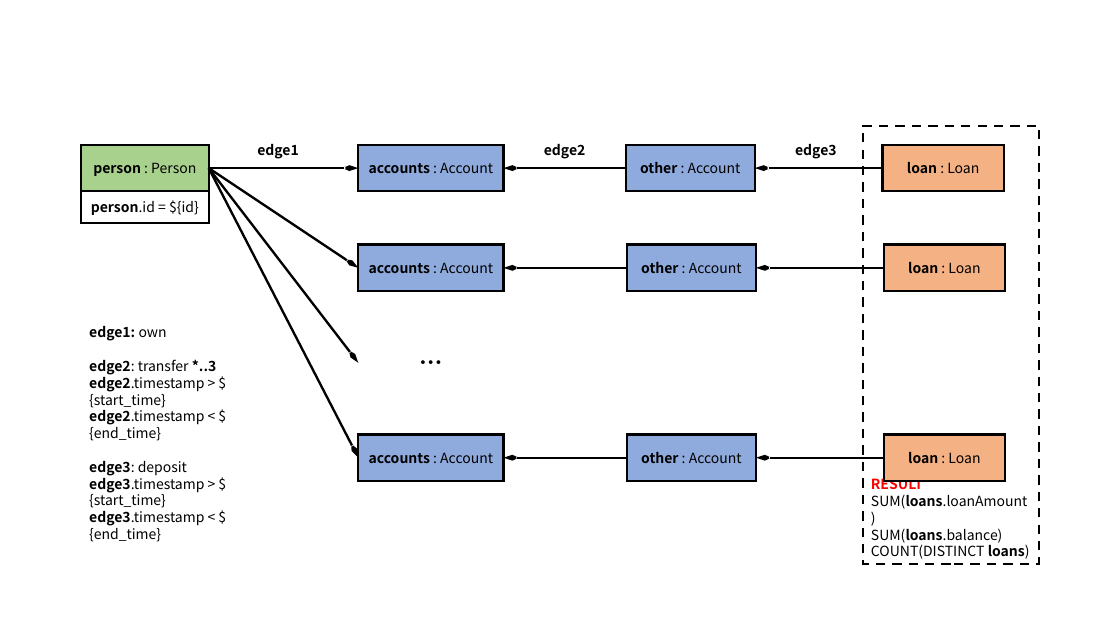
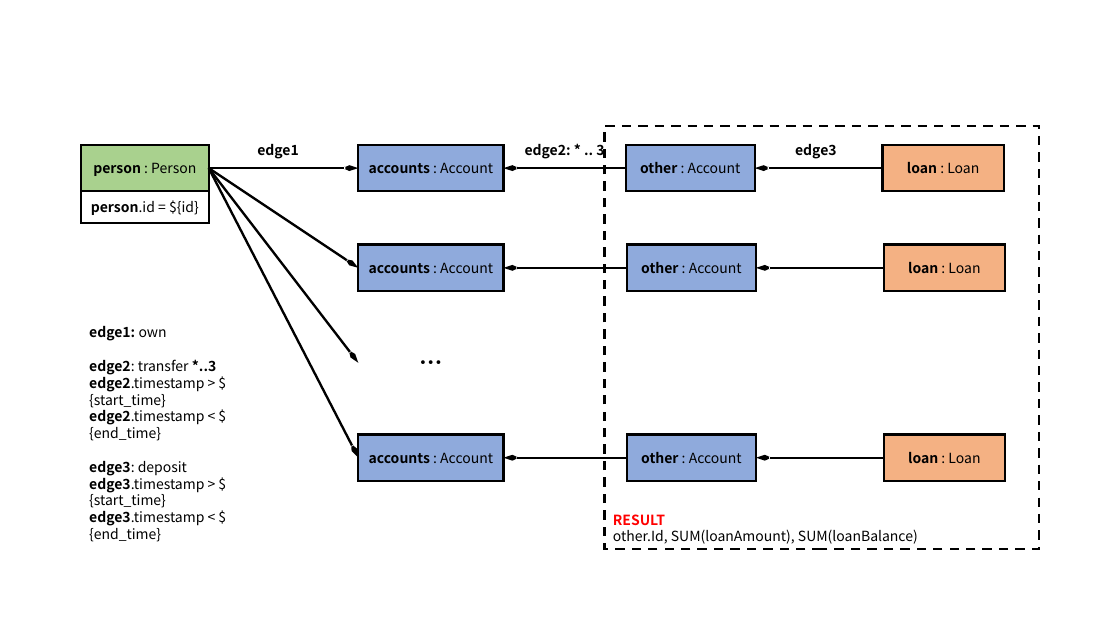
Before and after one commit to ldbc/ldbc_finbench_docs, a slide deck: slide 2 of patterns/transaction-complex-read.pptx. Drawn at 1120x630 pixels with LibreOffice and Linux fonts; fonts in the diff are those of the drawing. Boxes give left, top, right and bottom in pixels: in the first picture for what was removed or moved away, otherwise in the second. Text is boxed around its words. In the diff, an @@ line names an element or a change of style, - is before the commit and + after.

```diff
--- a/patterns/transaction-complex-read.pptx
+++ b/patterns/transaction-complex-read.pptx
@@ text at (525,141,604,159): text changed @@
-edge2
+edge2: * .. 3
@@ rectangle "RESULT": place and size @@
-rectangle "RESULT" at (863,126,1039,564)
+rectangle "RESULT" at (605,126,1039,549)
@@ text in rectangle at (613,529,918,544): text changed @@
-SUM(loans.loanAmount)
-SUM(loans.balance)
-COUNT(DISTINCT loans)
+other.Id, SUM(loanAmount), SUM(loanBalance)
```
Also in this commit, not shown: 6 other slides changed, 35 other files.
